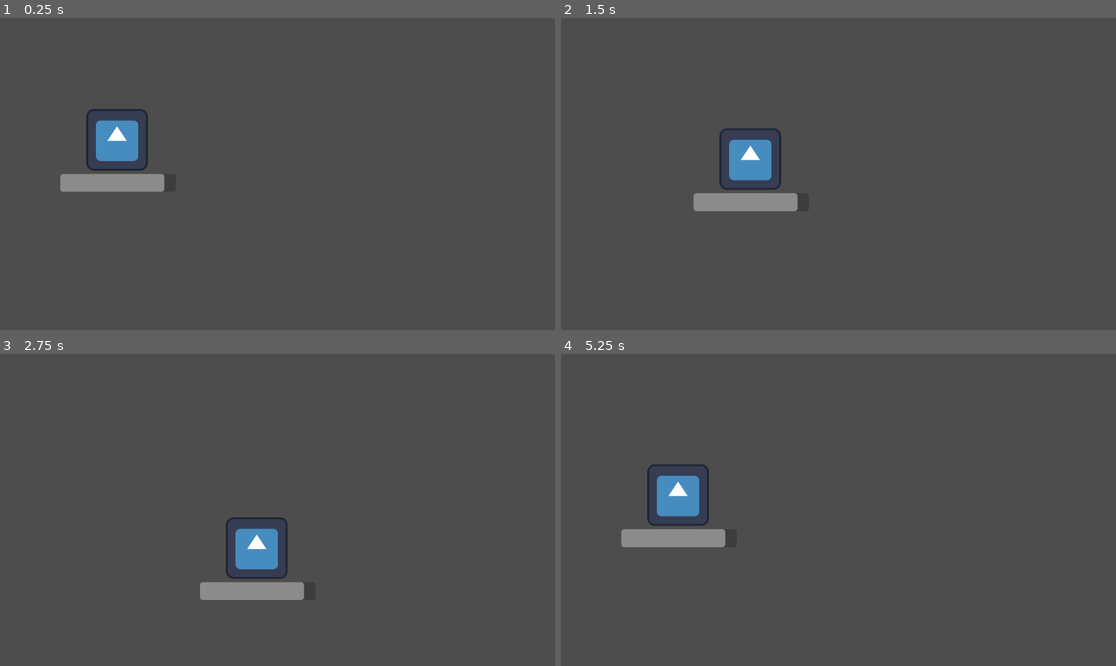
Above: before the commit, frames 1-4 (two rows, left to right).
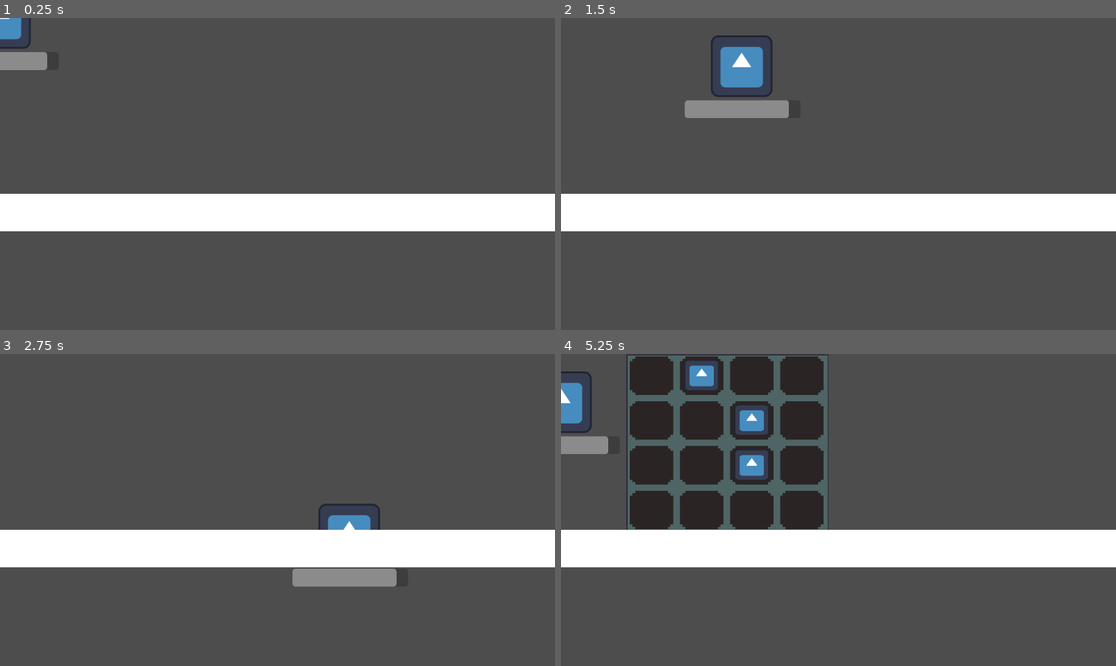
Above: after the commit, the same moments.

Repository: Justin-HAL/scsu-gamejam-fa2024
Game: Godot game, scene res://world.tscn
Two runs of this game, one before a commit and one after it. Both use one fixed random seed, a clock stepped at 60 frames per second and the inputs below. The engine's default icon, where the game draws it, is replaced by a stand-in: a white triangle on a blue panel in a dark square.
Inputs:
- Up to frame 1 (0.25 s): no input
- Up to frame 2 (1.5 s): tap Enter at 0.5 s; hold D (right) 0.53-1.28 s; hold S (down) from 1.28 s (still down)
- Up to frame 3 (2.75 s): release S (down) at 2.03 s; hold D (right) from 2.03 s (still down)
- Up to frame 4 (5.25 s): release D (right) at 2.78 s; hold W (up) 2.78-3.53 s; hold A (left) 3.53-5.03 s; tap I (inventory_toggle, bound only after the commit) at 4.15 s; hold S (down) from 5.03 s (still down)

The runs differ from the first frame. In frame 1, 15% of the frame differs, in the area x 0-100%, y 0-69%; in frame 2, 16%; in frame 3, 15%; in frame 4, 28%.

Commit message:
add invetory
inventory will display items. it can also be toggled on and off

Diff:
--- /dev/null
+++ b/Inventory/inv_ui.gd
@@ -0,0 +1,28 @@
+extends Control
+
+@onready var inv: inventory = preload("res://Inventory/player_inv.tres")
+@onready var slots: Array = $NinePatchRect/GridContainer.get_children()
+var is_open = false
+
+func _ready():
+	update_slots()
+	close()
+
+func update_slots():
+	for i in range(min(inv.items.size(),slots.size())):
+		slots[i].update(inv.items[i])
+func close():
+	visible = false
+	is_open = false
+
+func open():
+	visible = true
+	is_open =true
+
+func _process(delta):
+
+	if Input.is_action_just_pressed("inventory_toggle"):
+		if is_open:
+			close()
+		else:
+			open()
--- /dev/null
+++ b/Inventory/inv_ui.tscn
@@ -0,0 +1,77 @@
+[gd_scene load_steps=4 format=3 uid="uid://0g3n7yxcrv5m"]
+
+[ext_resource type="Script" path="res://Inventory/inv_ui.gd" id="1_y1xai"]
+[ext_resource type="Texture2D" uid="uid://c0wi2owknudg7" path="res://inventory_backround.png" id="2_5uyil"]
+[ext_resource type="PackedScene" uid="uid://dwpnjdiu2dn11" path="res://Inventory/inv_ui_slots.tscn" id="3_6iycv"]
+
+[node name="inv_ui" type="Control"]
+custom_minimum_size = Vector2(365, 204)
+layout_mode = 3
+anchors_preset = 0
+offset_right = 365.415
+offset_bottom = 204.0
+script = ExtResource("1_y1xai")
+
+[node name="NinePatchRect" type="NinePatchRect" parent="."]
+layout_mode = 0
+offset_right = 419.0
+offset_bottom = 379.0
+texture = ExtResource("2_5uyil")
+patch_margin_left = 6
+patch_margin_top = 6
+patch_margin_right = 6
+patch_margin_bottom = 6
+
+[node name="GridContainer" type="GridContainer" parent="NinePatchRect"]
+layout_mode = 0
+offset_right = 409.0
+offset_bottom = 242.0
+columns = 4
+
+[node name="inv_ui_slots" parent="NinePatchRect/GridContainer" instance=ExtResource("3_6iycv")]
+layout_mode = 2
+
+[node name="inv_ui_slots2" parent="NinePatchRect/GridContainer" instance=ExtResource("3_6iycv")]
+layout_mode = 2
+
+[node name="inv_ui_slots3" parent="NinePatchRect/GridContainer" instance=ExtResource("3_6iycv")]
+layout_mode = 2
+
+[node name="inv_ui_slots4" parent="NinePatchRect/GridContainer" instance=ExtResource("3_6iycv")]
+layout_mode = 2
+
+[node name="inv_ui_slots5" parent="NinePatchRect/GridContainer" instance=ExtResource("3_6iycv")]
+layout_mode = 2
+
+[node name="inv_ui_slots6" parent="NinePatchRect/GridContainer" instance=ExtResource("3_6iycv")]
+layout_mode = 2
+
+[node name="inv_ui_slots7" parent="NinePatchRect/GridContainer" instance=ExtResource("3_6iycv")]
+layout_mode = 2
+
+[node name="inv_ui_slots8" parent="NinePatchRect/GridContainer" instance=ExtResource("3_6iycv")]
+layout_mode = 2
+
+[node name="inv_ui_slots9" parent="NinePatchRect/GridContainer" instance=ExtResource("3_6iycv")]
+layout_mode = 2
+
+[node name="inv_ui_slots10" parent="NinePatchRect/GridContainer" instance=ExtResource("3_6iycv")]
+layout_mode = 2
+
+[node name="inv_ui_slots11" parent="NinePatchRect/GridContainer" instance=ExtResource("3_6iycv")]
+layout_mode = 2
+
+[node name="inv_ui_slots12" parent="NinePatchRect/GridContainer" instance=ExtResource("3_6iycv")]
+layout_mode = 2
+
+[node name="inv_ui_slots13" parent="NinePatchRect/GridContainer" instance=ExtResource("3_6iycv")]
+layout_mode = 2
+
+[node name="inv_ui_slots14" parent="NinePatchRect/GridContainer" instance=ExtResource("3_6iycv")]
+layout_mode = 2
+
+[node name="inv_ui_slots15" parent="NinePatchRect/GridContainer" instance=ExtResource("3_6iycv")]
+layout_mode = 2
+
+[node name="inv_ui_slots16" parent="NinePatchRect/GridContainer" instance=ExtResource("3_6iycv")]
+layout_mode = 2
--- /dev/null
+++ b/Inventory/inv_ui_slots.gd
@@ -0,0 +1,14 @@
+extends Panel
+
+
+@export var item_visual: Sprite2D
+
+func _ready():
+	item_visual = $display_item
+
+func update(item: Inv_item):
+	if !item:
+		item_visual.visible = false
+	else:
+		item_visual.visible = true
+		item_visual.texture = item.texture
--- /dev/null
+++ b/Inventory/inv_ui_slots.tscn
@@ -0,0 +1,22 @@
+[gd_scene load_steps=3 format=3 uid="uid://dwpnjdiu2dn11"]
+
+[ext_resource type="Script" path="res://Inventory/inv_ui_slots.gd" id="1_hd0rq"]
+[ext_resource type="Texture2D" uid="uid://dlmrcdci0t505" path="res://image.png" id="1_xa2yf"]
+
+[node name="inv_ui_slots" type="Panel"]
+self_modulate = Color(1, 1, 1, 0)
+custom_minimum_size = Vector2(100, 89)
+offset_right = 100.0
+offset_bottom = 89.0
+script = ExtResource("1_hd0rq")
+
+[node name="background" type="Sprite2D" parent="."]
+texture_filter = 1
+position = Vector2(1, 1.00002)
+scale = Vector2(5.638, 5)
+texture = ExtResource("1_xa2yf")
+centered = false
+
+[node name="display_item" type="Sprite2D" parent="."]
+position = Vector2(52, 45.5)
+scale = Vector2(0.570313, 0.507813)
--- /dev/null
+++ b/Inventory/inventory.gd
@@ -0,0 +1,5 @@
+extends Resource
+
+class_name inventory
+
+@export var items: Array[Inv_item]
--- /dev/null
+++ b/Inventory/inventory_item.gd
@@ -0,0 +1,9 @@
+extends Resource
+
+class_name Inv_item
+
+@export var name = ""
+@export var description = ""
+@export var texture: Texture2D
+
+@export var quanity: int = 1
--- /dev/null
+++ b/Inventory/items/herb.tres
@@ -0,0 +1,11 @@
+[gd_resource type="Resource" script_class="Inv_item" load_steps=3 format=3 uid="uid://d25ky3l8q63e2"]
+
+[ext_resource type="Script" path="res://Inventory/inventory_item.gd" id="1_je1kl"]
+[ext_resource type="Texture2D" uid="uid://bih7eckhbhpj5" path="res://icon.svg" id="2_04mqk"]
+
+[resource]
+script = ExtResource("1_je1kl")
+name = "herb"
+description = "simple herb"
+texture = ExtResource("2_04mqk")
+quanity = 1
--- /dev/null
+++ b/Inventory/player_inv.tres
@@ -0,0 +1,9 @@
+[gd_resource type="Resource" script_class="inventory" load_steps=4 format=3 uid="uid://uyobxkpp3cfe"]
+
+[ext_resource type="Script" path="res://Inventory/inventory_item.gd" id="1_jlsqv"]
+[ext_resource type="Resource" uid="uid://d25ky3l8q63e2" path="res://Inventory/items/herb.tres" id="2_ro4rp"]
+[ext_resource type="Script" path="res://Inventory/inventory.gd" id="3_ji8on"]
+
+[resource]
+script = ExtResource("3_ji8on")
+items = Array[ExtResource("1_jlsqv")]([null, ExtResource("2_ro4rp"), null, null, null, null, ExtResource("2_ro4rp"), null, null, null, ExtResource("2_ro4rp"), null, null, null, null, null])
--- a/project.godot
+++ b/project.godot
@@ -37,7 +37,13 @@
 "events": [Object(InputEventKey,"resource_local_to_scene":false,"resource_name":"","device":-1,"window_id":0,"alt_press …(192 unchanged characters)…
 ]
 }
+inventory_toggle={
+"deadzone": 0.5,
+"events": [Object(InputEventKey,"resource_local_to_scene":false,"resource_name":"","device":-1,"window_id":0,"alt_pressed":false,"shift_pressed":false,"ctrl_pressed":false,"meta_pressed":false,"pressed":false,"keycode":0,"physical_keycode":73,"key_label":0,"unicode":105,"location":0,"echo":false,"script":null)
+]
+}
 
 [rendering]
 
+textures/canvas_textures/default_texture_filter=0
 renderer/rendering_method="mobile"
--- a/player.tscn
+++ b/scenes/player.tscn
@@ -1,7 +1,9 @@
-[gd_scene load_steps=4 format=3 uid="uid://d2uhdqhn0gyu7"]
+[gd_scene load_steps=6 format=3 uid="uid://d2uhdqhn0gyu7"]
 
-[ext_resource type="Script" path="res://player.gd" id="1_5qvob"]
+[ext_resource type="Script" path="res://scripts/player.gd" id="1_5qvob"]
 [ext_resource type="Texture2D" uid="uid://bih7eckhbhpj5" path="res://icon.svg" id="1_e5oaf"]
+[ext_resource type="Resource" uid="uid://uyobxkpp3cfe" path="res://Inventory/player_inv.tres" id="2_y5mc3"]
+[ext_resource type="PackedScene" uid="uid://0g3n7yxcrv5m" path="res://Inventory/inv_ui.tscn" id="4_d6pvu"]
 
 [sub_resource type="RectangleShape2D" id="RectangleShape2D_djs8u"]
 size = Vector2(120, 117)
@@ -9,6 +11,7 @@
 [node name="Player" type="CharacterBody2D"]
 script = ExtResource("1_5qvob")
 health = 90
+inv = ExtResource("2_y5mc3")
 
 [node name="CollisionShape2D" type="CollisionShape2D" parent="."]
 position = Vector2(-1, 0.5)
@@ -24,3 +27,9 @@
 offset_bottom = 108.0
 value = 100.0
 show_percentage = false
+
+[node name="inv_ui" parent="." instance=ExtResource("4_d6pvu")]
+offset_left = 136.0
+offset_top = -101.0
+offset_right = 501.415
+offset_bottom = 103.0
--- a/player.gd
+++ b/scripts/player.gd
@@ -3,6 +3,7 @@
 
 @export var speed = 200
 @export var health = 100
+@export var inv: inventory
 
 func _physics_process(delta):
 	var direction = Input.get_vector("left", "right", "up", "down")
--- a/world.tscn
+++ b/world.tscn
@@ -1,8 +1,14 @@
 [gd_scene load_steps=2 format=3 uid="uid://ctwr3n52p1i7x"]
 
-[ext_resource type="PackedScene" uid="uid://d2uhdqhn0gyu7" path="res://player.tscn" id="1_fujh3"]
+[ext_resource type="PackedScene" uid="uid://d2uhdqhn0gyu7" path="res://scenes/player.tscn" id="1_fujh3"]
 
 [node name="World" type="Node2D"]
 
 [node name="Player" parent="." instance=ExtResource("1_fujh3")]
-position = Vector2(243, 253)
+speed = 500
+
+[node name="ColorRect" type="ColorRect" parent="."]
+offset_left = -65.0
+offset_top = 365.0
+offset_right = 1159.0
+offset_bottom = 443.0
Binary file added: image.png
Not shown, added: image.png.import
Binary file added: inventory_backround.png
Not shown, added: inventory_backround.png.import
